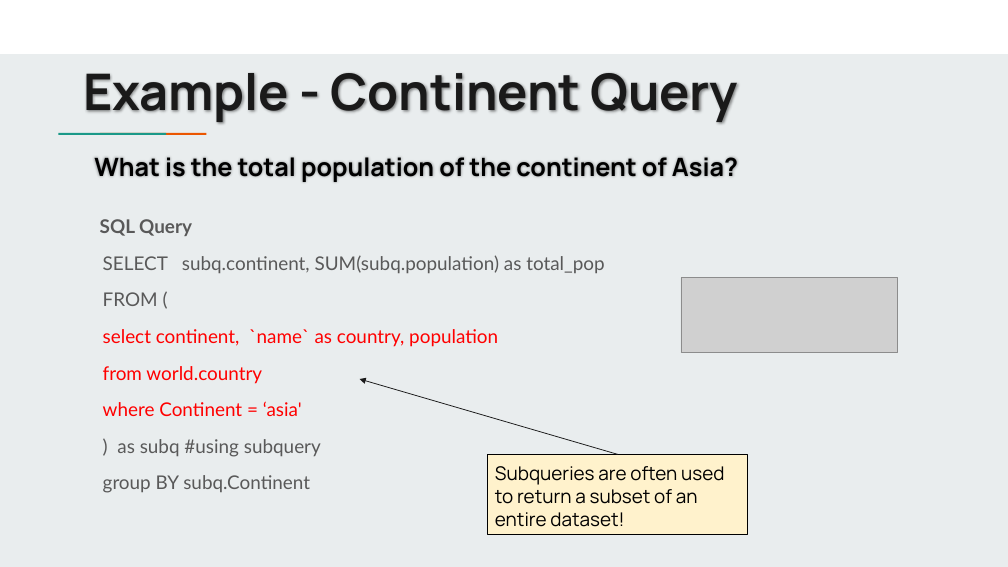
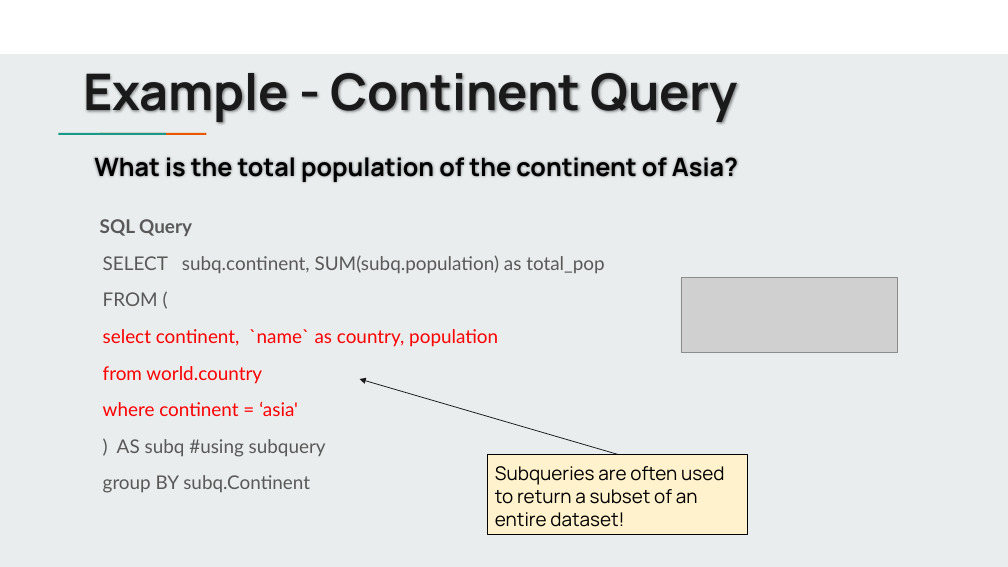
Before and after one commit to jbergmann56/OSDA-DataManipulationAndManagement, a slide deck: slide 11 of Lectures/(2) Writing Queries.pptx. Drawn at 1008x567 pixels with LibreOffice and Linux fonts; fonts in the diff are those of the drawing; grey boxes stand for pictures. Boxes give left, top, right and bottom in pixels: in the first picture for what was removed or moved away, otherwise in the second. Text is boxed around its words. In the diff, an @@ line names an element or a change of style, - is before the commit and + after.

Commit message:
Slide Update - 6/5/20
Slide Update - 6/5/20

```diff
--- a/Lectures/(2) Writing Queries.pptx
+++ b/Lectures/(2) Writing Queries.pptx
@@ text at (103, 401, 326, 457): text changed @@
-where Continent = ‘asia'
-) as subq #using subquery
+where continent = ‘asia'
+) AS subq #using subquery
```
Also in this commit, not shown: 1 other slide changed, 1 other file.
